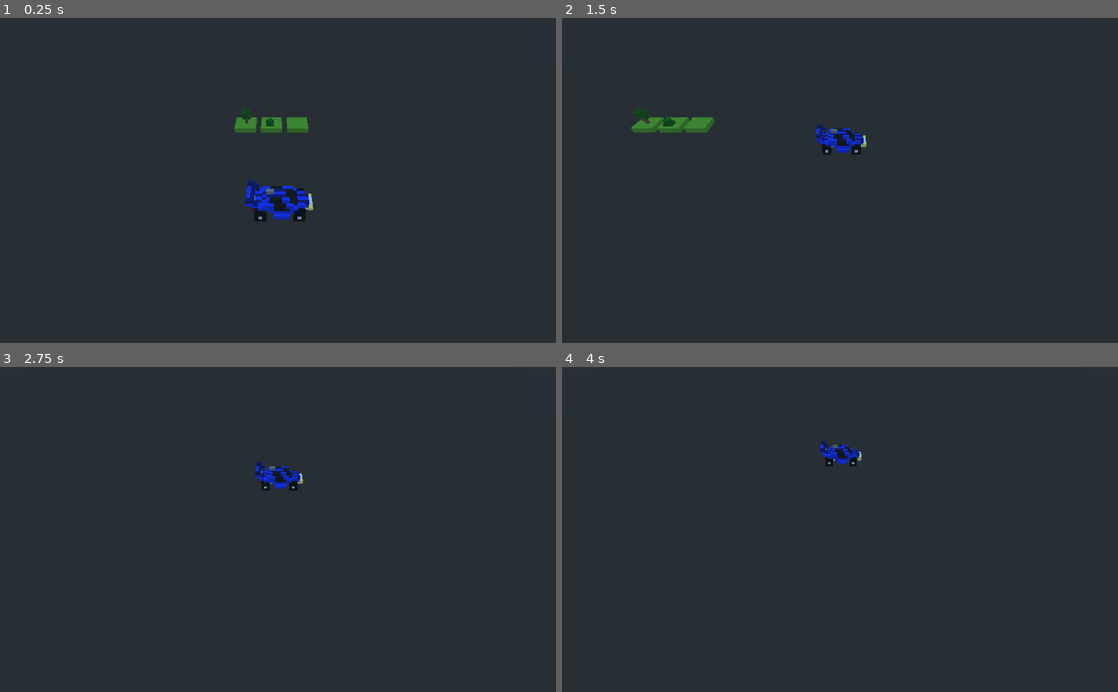
Above: before the commit, frames 1-4 (two rows, left to right).
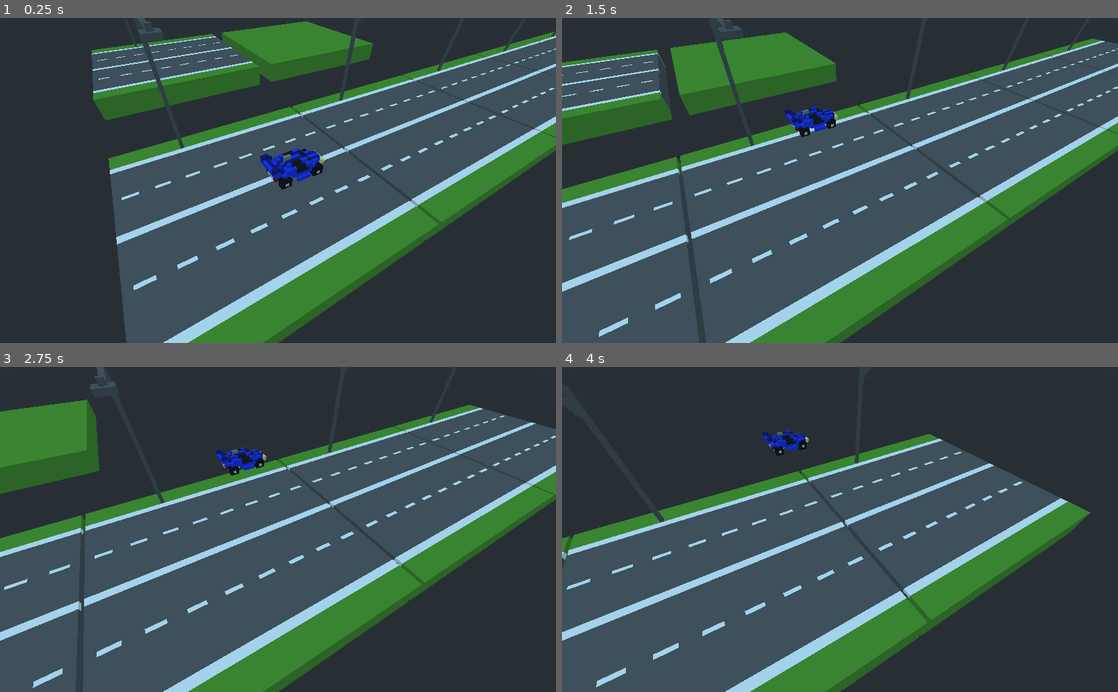
Above: after the commit, the same moments.

Repository: Night-Code-Team/Escape-from-the-Volcano
Game: Godot game, scene res://scene/Main.tscn
The game is run twice, just before and just after one commit, with the same random seed, the same clock (stepped at 60 frames per second) and the same inputs.
Inputs:
- Up to frame 1 (0.25 s): no input
- Up to frame 2 (1.5 s): hold Up (ui_up) 0.53-1.28 s; hold Down (ui_down) from 1.28 s (still down)
- Up to frame 3 (2.75 s): release Down (ui_down) at 2.03 s; hold Up (ui_up) from 2.03 s (still down)
- Up to frame 4 (4 s): release Up (ui_up) at 3.53 s; hold Down (ui_down) from 3.53 s (still down)

The runs differ from the first frame. In frame 1, 54% of the frame differs, in the area x 16-100%, y 0-100%; in frame 2, 66%, in the area x 0-100%, y 0-100%; in frame 3, 59%; in frame 4, 50%.

Commit message:
0.0.001
Переделаны тайлы, в годот для визуалки добавлена дорога, переставлена главная камера

Diff:
--- a/Assets/textures/forest.tres
+++ /dev/null
@@ -1,7 +0,0 @@
-[gd_resource type="SpatialMaterial" load_steps=2 format=2]
-
-[ext_resource path="res://Assets/textures/forest.png" type="Texture" id=1]
-
-[resource]
-albedo_color = Color( 1, 1, 1, 0 )
-albedo_texture = ExtResource( 1 )
--- a/scene/Main.tscn
+++ b/scene/Main.tscn
@@ -1,13 +1,13 @@
-[gd_scene load_steps=12 format=2]
+[gd_scene load_steps=14 format=2]
 
 [ext_resource path="res://scripts/Car.gd" type="Script" id=1]
 [ext_resource path="res://Assets/meshes/car1.obj" type="ArrayMesh" id=2]
 [ext_resource path="res://Assets/textures/car1.png" type="Texture" id=3]
 [ext_resource path="res://scripts/MainCamera.gd" type="Script" id=4]
-[ext_resource path="res://Assets/textures/forest.tres" type="Material" id=5]
-[ext_resource path="res://Assets/meshes/big tree.obj" type="ArrayMesh" id=6]
+[ext_resource path="res://Assets/textures/grass.png" type="Texture" id=5]
+[ext_resource path="res://Assets/textures/road_1.png" type="Texture" id=6]
 [ext_resource path="res://Assets/meshes/grass.obj" type="ArrayMesh" id=7]
-[ext_resource path="res://Assets/meshes/bush.obj" type="ArrayMesh" id=8]
+[ext_resource path="res://Assets/meshes/road_1.obj" type="ArrayMesh" id=8]
 
 [sub_resource type="BoxShape" id=1]
 extents = Vector3( 0.445763, 0.338564, 0.806523 )
@@ -18,6 +18,13 @@
 
 [sub_resource type="BoxShape" id=3]
 extents = Vector3( 0.127834, 0.13345, 0.191509 )
+
+[sub_resource type="SpatialMaterial" id=6]
+albedo_texture = ExtResource( 5 )
+
+[sub_resource type="SpatialMaterial" id=7]
+albedo_color = Color( 1, 1, 1, 0 )
+albedo_texture = ExtResource( 6 )
 
 [node name="Main" type="Spatial"]
 
@@ -34,28 +41,53 @@
 material/0 = SubResource( 2 )
 
 [node name="MainCamera" type="KinematicBody" parent="."]
-transform = Transform( 1, 0, 0, 0, 1, 0, 0, 0, 1, -4, 5, 0 )
+transform = Transform( 0.866025, 0, -0.5, 0, 1, 0, 0.5, 0, 0.866025, -4, 5, -2.75 )
 script = ExtResource( 4 )
 
 [node name="CollisionShape" type="CollisionShape" parent="MainCamera"]
 shape = SubResource( 3 )
 
 [node name="Camera" type="Camera" parent="MainCamera/CollisionShape"]
-transform = Transform( -3.09086e-08, 0.707107, -0.707107, 3.09086e-08, 0.707107, 0.707107, 1, 0, -4.37114e-08, 0, 0, 0 )
+transform = Transform( 0, 0.707107, -0.707107, 3.09086e-08, 0.707107, 0.707107, 1, -2.98023e-08, -2.98023e-08, 0, -0.5, 0 )
 
 [node name="Tiles" type="Spatial" parent="."]
-transform = Transform( 1, 0, 0, 0, 1, 0, 0, 0, 1, 4, 0, 0 )
+transform = Transform( 1, 0, 0, 0, 1, 0, 0, 0, 1, 9, 0, 0 )
 
 [node name="grass" type="MeshInstance" parent="Tiles"]
-transform = Transform( 1, 0, 0, 0, 1, 0, 0, 0, 1, 0, 0, 2 )
+transform = Transform( -4.37114e-08, 0, -1, 0, 1, 0, 1, 0, -4.37114e-08, 0, 0, 7 )
 mesh = ExtResource( 7 )
-material/0 = ExtResource( 5 )
+material/0 = SubResource( 6 )
 
-[node name="big tree" type="MeshInstance" parent="Tiles"]
-mesh = ExtResource( 6 )
-material/0 = ExtResource( 5 )
+[node name="road_1" type="MeshInstance" parent="Tiles"]
+transform = Transform( -4.37114e-08, 0, -1, 0, 1, 0, 1, 0, -4.37114e-08, 0, 0, 0 )
+mesh = ExtResource( 8 )
+material/0 = SubResource( 7 )
 
-[node name="bush" type="MeshInstance" parent="Tiles"]
-transform = Transform( 1, 0, 0, 0, 1, 0, 0, 0, 1, 0, 0, 1 )
+[node name="WorldEnvironment" type="WorldEnvironment" parent="."]
+
+[node name="test" type="Spatial" parent="."]
+
+[node name="road_1" type="MeshInstance" parent="test"]
+transform = Transform( -4.37114e-08, 0, -1, 0, 1, 0, 1, 0, -4.37114e-08, 0, -0.75, 0 )
 mesh = ExtResource( 8 )
-material/0 = ExtResource( 5 )
+material/0 = SubResource( 7 )
+
+[node name="road_2" type="MeshInstance" parent="test"]
+transform = Transform( -4.37114e-08, 0, -1, 0, 1, 0, 1, 0, -4.37114e-08, 0, -0.75, 6.5 )
+mesh = ExtResource( 8 )
+material/0 = SubResource( 7 )
+
+[node name="road_3" type="MeshInstance" parent="test"]
+transform = Transform( -4.37114e-08, 0, -1, 0, 1, 0, 1, 0, -4.37114e-08, 0, -0.75, 13 )
+mesh = ExtResource( 8 )
+material/0 = SubResource( 7 )
+
+[node name="road_4" type="MeshInstance" parent="test"]
+transform = Transform( -4.37114e-08, 0, -1, 0, 1, 0, 1, 0, -4.37114e-08, 0, -0.75, 19.5 )
+mesh = ExtResource( 8 )
+material/0 = SubResource( 7 )
+
+[node name="road_5" type="MeshInstance" parent="test"]
+transform = Transform( -4.37114e-08, 0, -1, 0, 1, 0, 1, 0, -4.37114e-08, 0, -0.75, 26 )
+mesh = ExtResource( 8 )
+material/0 = SubResource( 7 )
Not shown, removed: Assets/meshes/big tree.obj
Not shown, removed: Assets/meshes/big tree.obj.import
Not shown, removed: Assets/meshes/bush.obj
Not shown, removed: Assets/meshes/bush.obj.import
Not shown, changed: Assets/meshes/grass.obj
Not shown, added: Assets/meshes/road_1.obj
Not shown, added: Assets/meshes/road_1.obj.import
Binary file removed: Assets/textures/forest.png
Binary file added: Assets/textures/grass.png
Not shown, added: Assets/textures/grass.png.import
Binary file added: Assets/textures/road_1.png
Not shown, added: Assets/textures/road_1.png.import
(and 2 more such lines)
